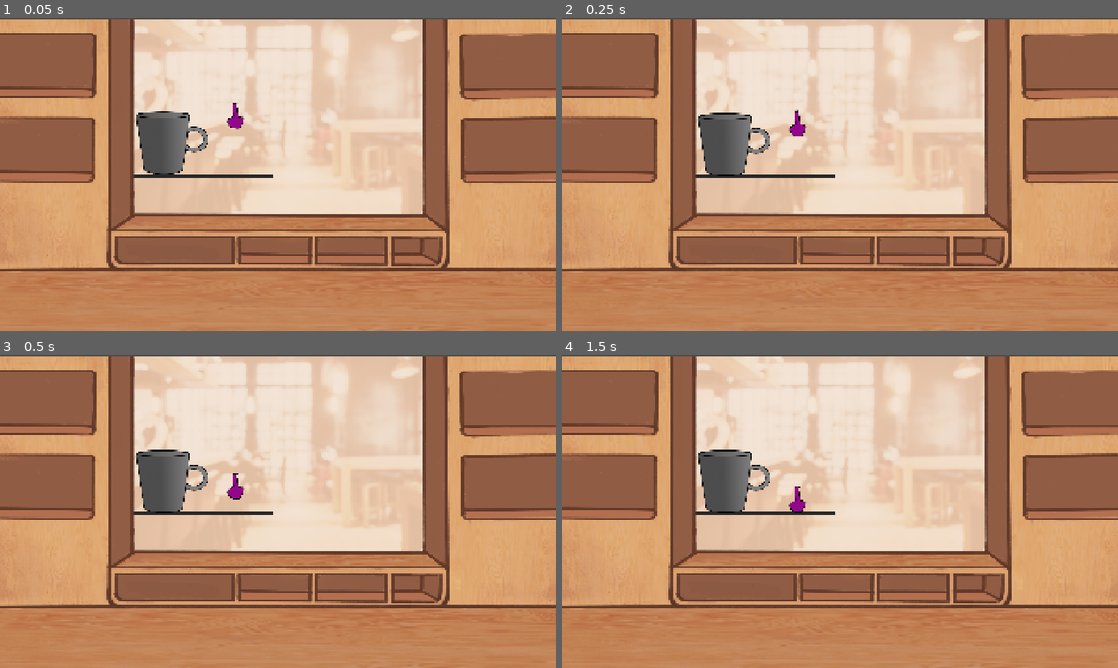
Above: before the commit, frames 1-4 (two rows, left to right).
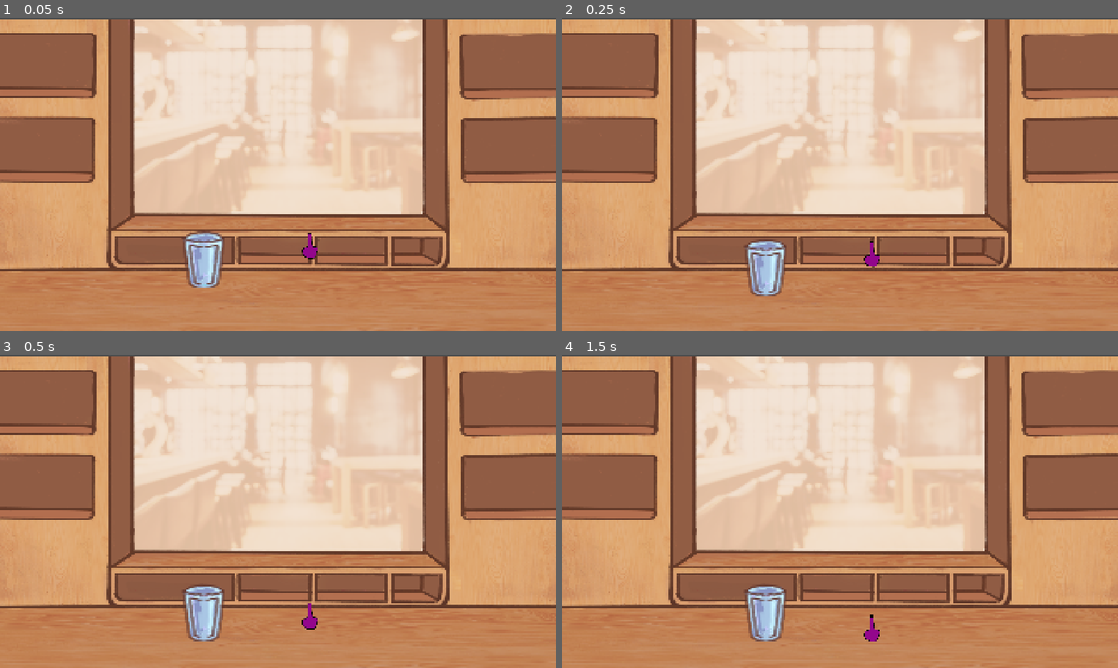
Above: after the commit, the same moments.

Repository: sanicatthedisco/brewing
Game: Godot game, scene res://main.tscn
Same seed, same stepped clock (60 frames per second), same inputs: the game is played once before the commit and once after it.
Inputs (mouse positions are in pixels of both pictures, inside the frame that each line leads up to):
- Up to frame 1 (0.05 s): no input
- Up to frame 2 (0.25 s): no input
- Up to frame 3 (0.5 s): no input
- Up to frame 4 (1.5 s): move the mouse to (962, 495) at 0.52 s; click (962, 495) at 0.67 s; tap Enter at 1.25 s; drag from (728, 527) to (656, 455) at 1.27 s

The runs differ from the first frame. In frame 1, 3.5% of the frame differs, in the area x 24-58%, y 27-87%; in frame 2, 3.5%; in frame 3, 3.5%, in the area x 24-58%, y 30-92%; in frame 4, 3.5%.

Commit message:
Added glass

Diff:
--- a/Objects/Containers/Mug/Mug.tscn
+++ b/Objects/Containers/Mug/Mug.tscn
@@ -2,39 +2,41 @@
 
 [ext_resource type="PackedScene" uid="uid://bja0ul5y8rw5k" path="res://Objects/Containers/IngredientContainer.tscn" id="1_8lafr"]
 [ext_resource type="Script" uid="uid://dw5sik16gkox5" path="res://Objects/Containers/Mug/mug.gd" id="2_1bp4k"]
-[ext_resource type="Texture2D" uid="uid://py7jurqtm5kd" path="res://Assets/Sprites/cup_mask.png" id="2_5y0h7"]
-[ext_resource type="Texture2D" uid="uid://dj7t48mjd7vxv" path="res://Assets/Sprites/cup.png" id="3_1bp4k"]
+[ext_resource type="Texture2D" uid="uid://bvktbpv4fxnok" path="res://Assets/Sprites/glass_mask.png" id="3_5y0h7"]
+[ext_resource type="Texture2D" uid="uid://0ap7sq4kyo1g" path="res://Assets/Sprites/glass.png" id="4_1bp4k"]
 
 [sub_resource type="RectangleShape2D" id="RectangleShape2D_8lafr"]
-size = Vector2(104, 309)
+size = Vector2(73, 336)
 
 [sub_resource type="RectangleShape2D" id="RectangleShape2D_jmhsy"]
-size = Vector2(184, 210)
+size = Vector2(147, 200)
 
 [node name="Mug" unique_id=1266183240 instance=ExtResource("1_8lafr")]
 script = ExtResource("2_1bp4k")
 
 [node name="Mask" parent="." index="0" unique_id=1087823141]
 clip_children = 1
-texture = ExtResource("2_5y0h7")
+texture = ExtResource("3_5y0h7")
 
 [node name="Liquid" parent="Mask" index="0" unique_id=911795064]
-anchor_left = 0.26266655
-anchor_top = -0.48025584
-anchor_right = 0.26266655
-anchor_bottom = -0.48025584
-offset_left = -193.66664
-offset_top = 206.0
-offset_right = -6.666641
-offset_bottom = 423.255
+anchors_preset = 0
+anchor_left = 0.0
+anchor_top = 0.0
+anchor_right = 0.0
+anchor_bottom = 0.0
+offset_left = -73.0
+offset_top = 89.0
+offset_right = 76.0
+offset_bottom = 289.0
+
+[node name="Line2D" type="Line2D" parent="Mask" index="1" unique_id=1541922009]
 
 [node name="Sprite2D" parent="." index="1" unique_id=1075338833]
-texture = ExtResource("3_1bp4k")
+texture = ExtResource("4_1bp4k")
 
 [node name="CollisionShape2D" parent="PourZone" parent_id_path=PackedInt32Array(806354122) index="0" unique_id=186712206]
-position = Vector2(-34, -253.5)
+position = Vector2(2.5, -240)
 shape = SubResource("RectangleShape2D_8lafr")
 
 [node name="CollisionShape2D" parent="." index="3" unique_id=1592872759]
-position = Vector2(-30, 1)
 shape = SubResource("RectangleShape2D_jmhsy")
--- a/Objects/Containers/Mug/mug.gd
+++ b/Objects/Containers/Mug/mug.gd
@@ -1,5 +1 @@
 extends IngredientContainer
-
-func _ready():
-	super()
-	capacity = 12
--- a/Objects/Containers/ingredient_container.gd
+++ b/Objects/Containers/ingredient_container.gd
@@ -8,8 +8,8 @@
 signal overflow(ing: Ingredient, amount: float)
 
 var contents: Dictionary[Ingredient, float]
-var capacity: float
-var fill: float
+@export var capacity: float
+@export var fill: float
 
 var floor_rows = PackedInt32Array()
 
--- a/Objects/Table.tscn
+++ b/Objects/Table.tscn
@@ -1,15 +1,13 @@
 [gd_scene format=3 uid="uid://chxk2ct451rqe"]
 
-[ext_resource type="Texture2D" uid="uid://digs52bmgkt4l" path="res://Assets/Sprites/table.png" id="1_3hms5"]
+[ext_resource type="Script" uid="uid://c6ovbnh50go12" path="res://Objects/table.gd" id="1_3hms5"]
 
 [sub_resource type="SegmentShape2D" id="SegmentShape2D_u231x"]
-a = Vector2(-383, 0)
-b = Vector2(378, 1)
+resource_local_to_scene = true
+b = Vector2(0, 0)
 
 [node name="Table" type="StaticBody2D" unique_id=1590663467]
-
-[node name="Sprite2D" type="Sprite2D" parent="." unique_id=1666088600]
-texture = ExtResource("1_3hms5")
+script = ExtResource("1_3hms5")
 
 [node name="CollisionShape2D" type="CollisionShape2D" parent="." unique_id=375987916]
 shape = SubResource("SegmentShape2D_u231x")
--- /dev/null
+++ b/Objects/table.gd
@@ -0,0 +1,17 @@
+@tool
+extends StaticBody2D
+
+@export var width: float
+
+@onready var collider: CollisionShape2D = $CollisionShape2D
+@onready var rim = collider.shape as SegmentShape2D
+
+# Called when the node enters the scene tree for the first time.
+func _ready():
+	rim.a.x = -width/2
+	rim.b.x = width/2
+
+func _draw():
+	if Engine.is_editor_hint():
+		draw_set_transform_matrix(collider.transform)
+		draw_line(Vector2(-width/2, position.y), Vector2(width/2, position.y), Color.BLACK, 4.0)
--- a/main.tscn
+++ b/main.tscn
@@ -1,7 +1,6 @@
 [gd_scene format=3 uid="uid://ta5fgdjwgsxi"]
 
 [ext_resource type="PackedScene" uid="uid://chxk2ct451rqe" path="res://Objects/Table.tscn" id="1_0xm2m"]
-[ext_resource type="PackedScene" uid="uid://dq3jj7k2u8cau" path="res://Objects/Bowl/Bowl.tscn" id="1_h2yge"]
 [ext_resource type="PackedScene" uid="uid://cqm6bwqwolnvf" path="res://Objects/Ingredients/Pourable/Pourable.tscn" id="3_h2yge"]
 [ext_resource type="PackedScene" uid="uid://bygno35u5nyh5" path="res://Objects/Containers/Mug/Mug.tscn" id="4_1bvp3"]
 [ext_resource type="Texture2D" uid="uid://dfq1i8k4reyxm" path="res://Assets/Sprites/workspace_background.png" id="5_7mycd"]
@@ -9,30 +8,40 @@
 
 [node name="Main" type="Node2D" unique_id=1694163084]
 
-[node name="Bowl" parent="." unique_id=1129401254 instance=ExtResource("1_h2yge")]
-position = Vector2(322, 469)
-
-[node name="Table" parent="." unique_id=1339285828 instance=ExtResource("1_0xm2m")]
-position = Vector2(565, 542)
-
 [node name="Pourable" parent="." unique_id=804989589 instance=ExtResource("3_h2yge")]
-position = Vector2(815, 336)
+position = Vector2(1072, 785)
 lock_rotation = false
 
-[node name="Mug" parent="." unique_id=1266183240 instance=ExtResource("4_1bvp3")]
-position = Vector2(595, 431)
-input_pickable = false
-
 [node name="Background" type="Node2D" parent="." unique_id=1552619822]
+z_index = -4
+metadata/_edit_lock_ = true
 
 [node name="CafeBackdrop" type="Sprite2D" parent="Background" unique_id=446180653]
 position = Vector2(-85, 4)
 scale = Vector2(1.0549021, 1.054902)
 texture = ExtResource("5_7mycd")
 centered = false
+metadata/_edit_lock_ = true
 
 [node name="Sprite2D" type="Sprite2D" parent="Background" unique_id=1154507314]
 z_index = -1
 position = Vector2(867, 380)
 scale = Vector2(0.73529416, 0.7352941)
 texture = ExtResource("6_272bh")
+metadata/_edit_lock_ = true
+
+[node name="Table" parent="." unique_id=1590663467 instance=ExtResource("1_0xm2m")]
+position = Vector2(928, 988)
+width = 5000.0
+
+[node name="ServingMat" parent="." unique_id=1103273095 instance=ExtResource("1_0xm2m")]
+position = Vector2(1367, 711)
+width = 200.0
+
+[node name="Shelf1" parent="." unique_id=783082087 instance=ExtResource("1_0xm2m")]
+position = Vector2(105, 530)
+width = 40.0
+
+[node name="Mug" parent="." unique_id=1266183240 instance=ExtResource("4_1bvp3")]
+position = Vector2(703, 832)
+capacity = 12.0
Binary file added: Assets/Sprites/glass.png
Not shown, added: Assets/Sprites/glass.png.import
Binary file added: Assets/Sprites/glass_mask.png
Not shown, changed: Assets/Sprites/glass_mask.png.import
Binary file removed: Objects/Ingredients/Pourable/Cafe Backdrop 1980x1020.png
Not shown, added: Objects/table.gd.uid
